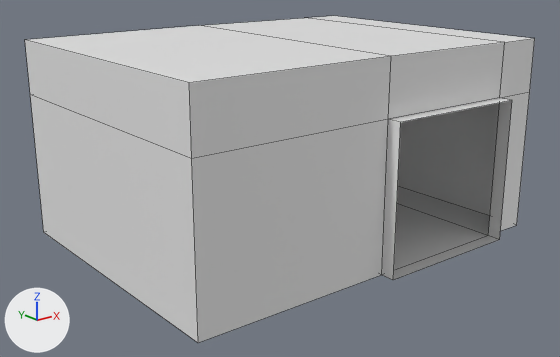
Renders of the FBX model CarPainting/Assets/Individual Files/Luuk's folder/Art/delivery zone.fbx from each side of a commit.
Before and after are seen from a 50 mm lens placed at (-34.42, -14.22, 6.37), pointed at (-23.43, -0.49, 0.88). The lights are fixed; the arrows at lower left show +X, +Y and +Z. Mesh edges are drawn as thin lines. Where no turn or scale is listed for an object, it has been applied to the vertices.

Script lines for the objects in view, before the commit:
```python
me_cube_001 = bpy.data.meshes.new('Cube.001')
me_cube_001.from_pydata(...)  # 96 vertices, 64 faces; spans x -28.37..-19.66, y -4.82..5.7, z -0.23..4.3
# before: 10 (-28.37, -4.51, 0.0) at pixel (198, 343), 11 (-28.37, -4.51, 3.14) at pixel (191, 158), 19 (-28.37, 1.85, 0.0) at pixel (43, 232), 20 (-28.37, 1.85, 3.14) at pixel (30, 94)
ob_delivery_zone = bpy.data.objects.new('delivery zone', me_cube_001)
ob_delivery_zone.location = (0.0, 0.0, 0.0)
```
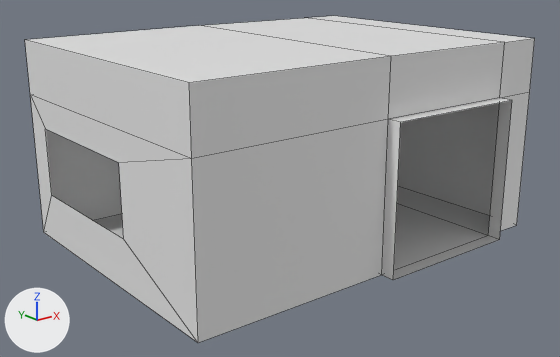
The change, as a diff of the scene's bpy script:
```diff
--- a/CarPainting/Assets/Individual Files/Luuk's folder/Art/delivery zone.fbx.py
+++ b/CarPainting/Assets/Individual Files/Luuk's folder/Art/delivery zone.fbx.py
@@ me_cube_001 @@
 me_cube_001.from_pydata(...)  # 96 vertices, 64 faces; spans x -28.37..-19.66, y -4.82..5.7, z -0.23..4.3
 # used by ob_delivery_zone; location = (0.0, 0.0, 0.0)
 # verts and faces of me_cube_001; kept vertices keep their numbers, new ones are numbered from 96
+# me_cube_001 part 1
+delete_faces([(10, 19, 20, 11)])
+verts[96] = (-28.37, -2.08, 1.06)  # pixel (123, 239)
+verts[97] = (-28.37, 1.17, 1.06)  # pixel (51, 195)
+verts[98] = (-28.37, 1.17, 2.53)  # pixel (45, 128)
+verts[99] = (-28.37, -2.08, 2.53)  # pixel (118, 162)
+faces += [(19, 20, 98, 97), (10, 19, 97, 96), (11, 99, 98, 20), (10, 96, 99, 11)]
```

Pixel boxes [x1, y1, x2, y2] of what changed, in the pictures (560 x 357 px):
part 1 of me_cube_001, built on
    both: [30, 95, 198, 342]
